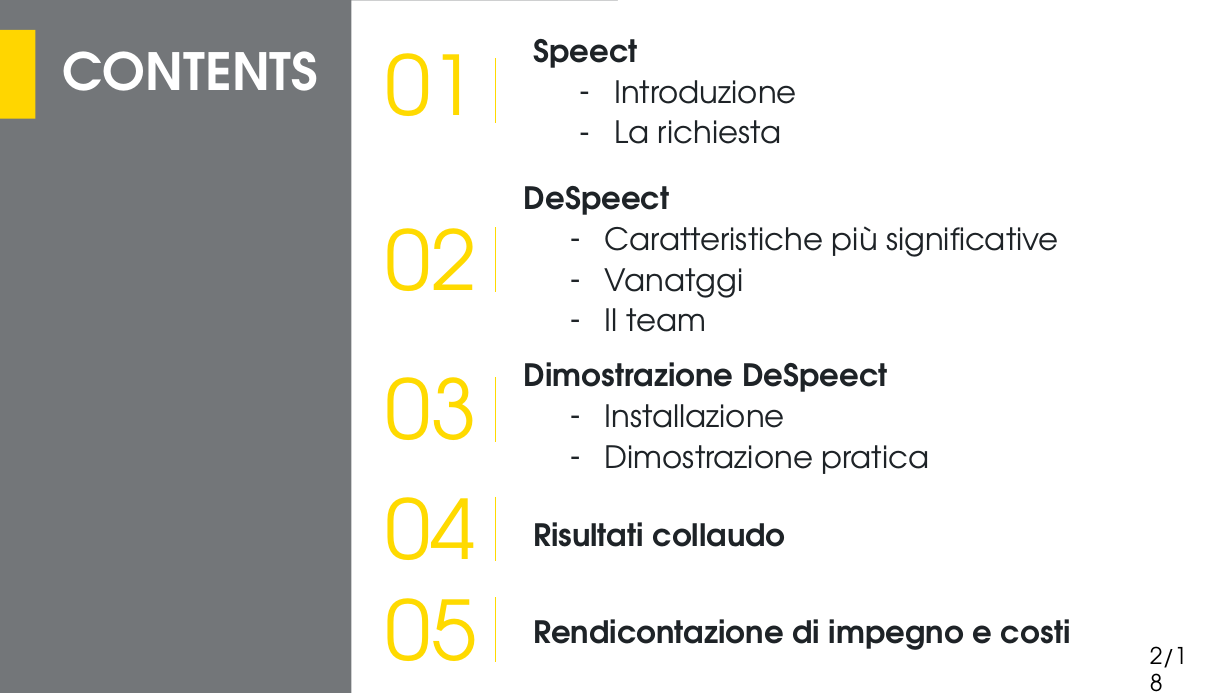
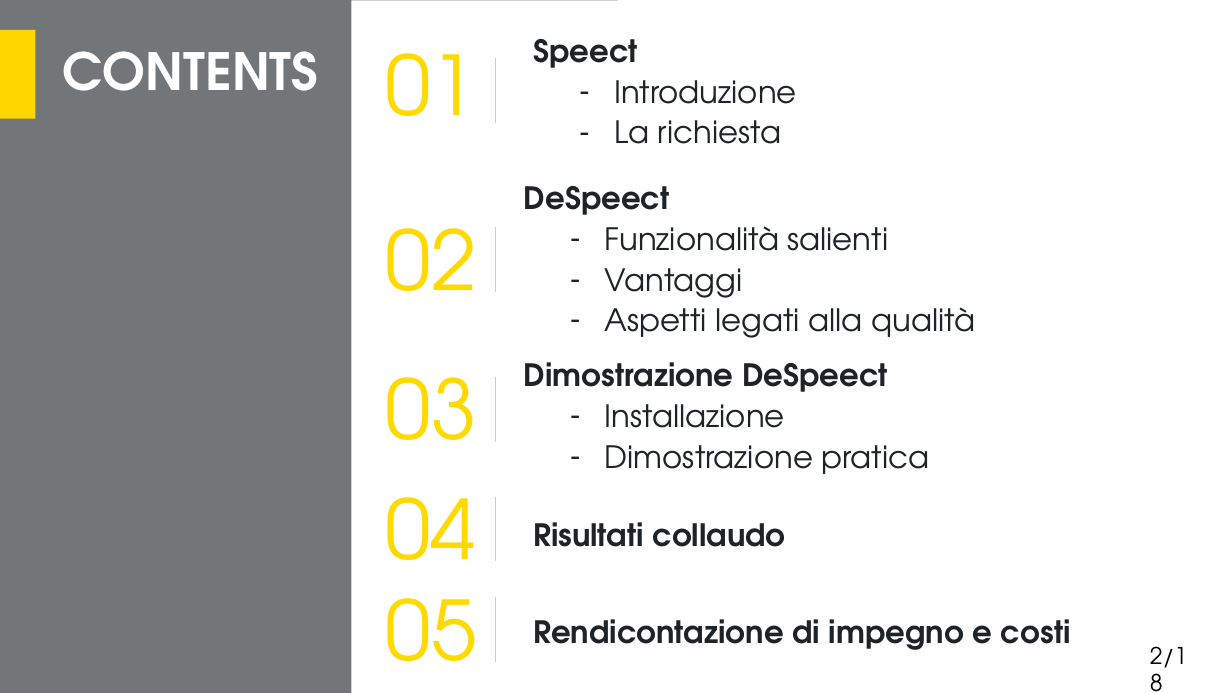
Before and after one commit to Italiaracerx/progettoSWE, a slide deck: slide 2 of Presentazioni/Presentazioni RA/Presentazione RA.pptx. Drawn at 1232x693 pixels with LibreOffice and Linux fonts; fonts in the diff are those of the drawing; background and template pictures are left out. Boxes give left, top, right and bottom in pixels: in the first picture for what was removed or moved away, otherwise in the second. Text is boxed around its words. In the diff, an @@ line names an element or a change of style, - is before the commit and + after.

```diff
--- a/Presentazioni/Presentazioni RA/Presentazione RA.pptx
+++ b/Presentazioni/Presentazioni RA/Presentazione RA.pptx
@@ text at (605,226,975,338): text changed @@
-  – Caratteristiche più significative
-  – Vanatggi
-  – Il team
+  – Funzionalità salienti
+  – Vantaggi
+  – Aspetti legati alla qualità
```
Also in this commit, not shown: 6 other slides changed, 1 slide added, 1 slide removed.
